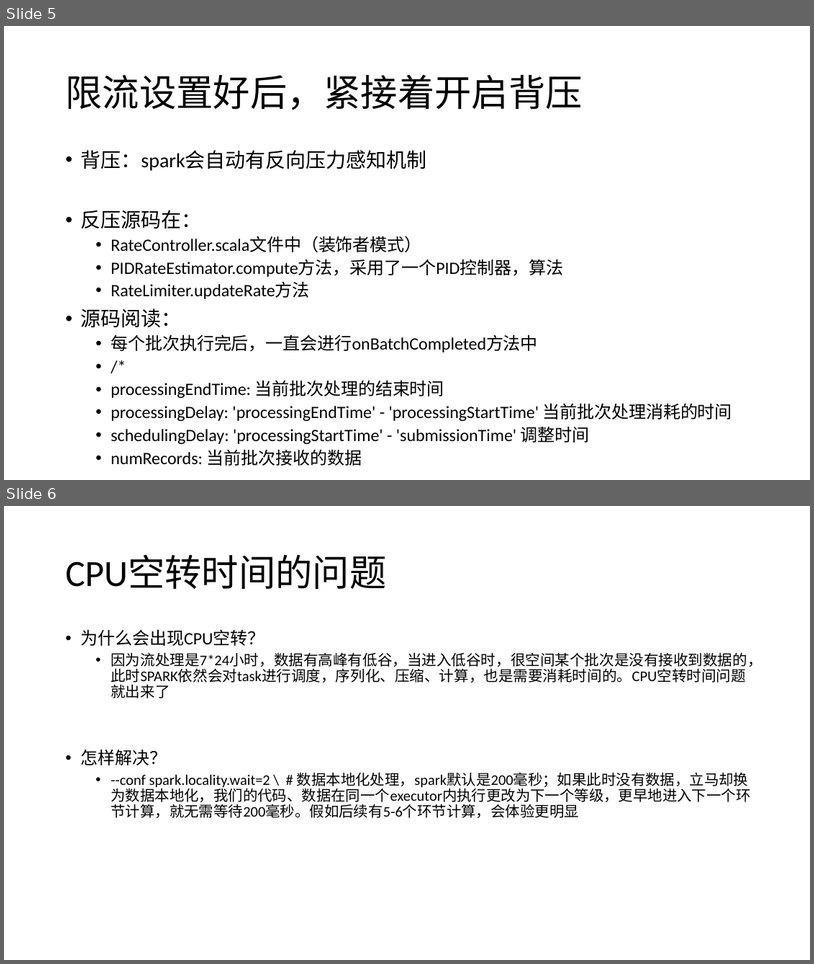
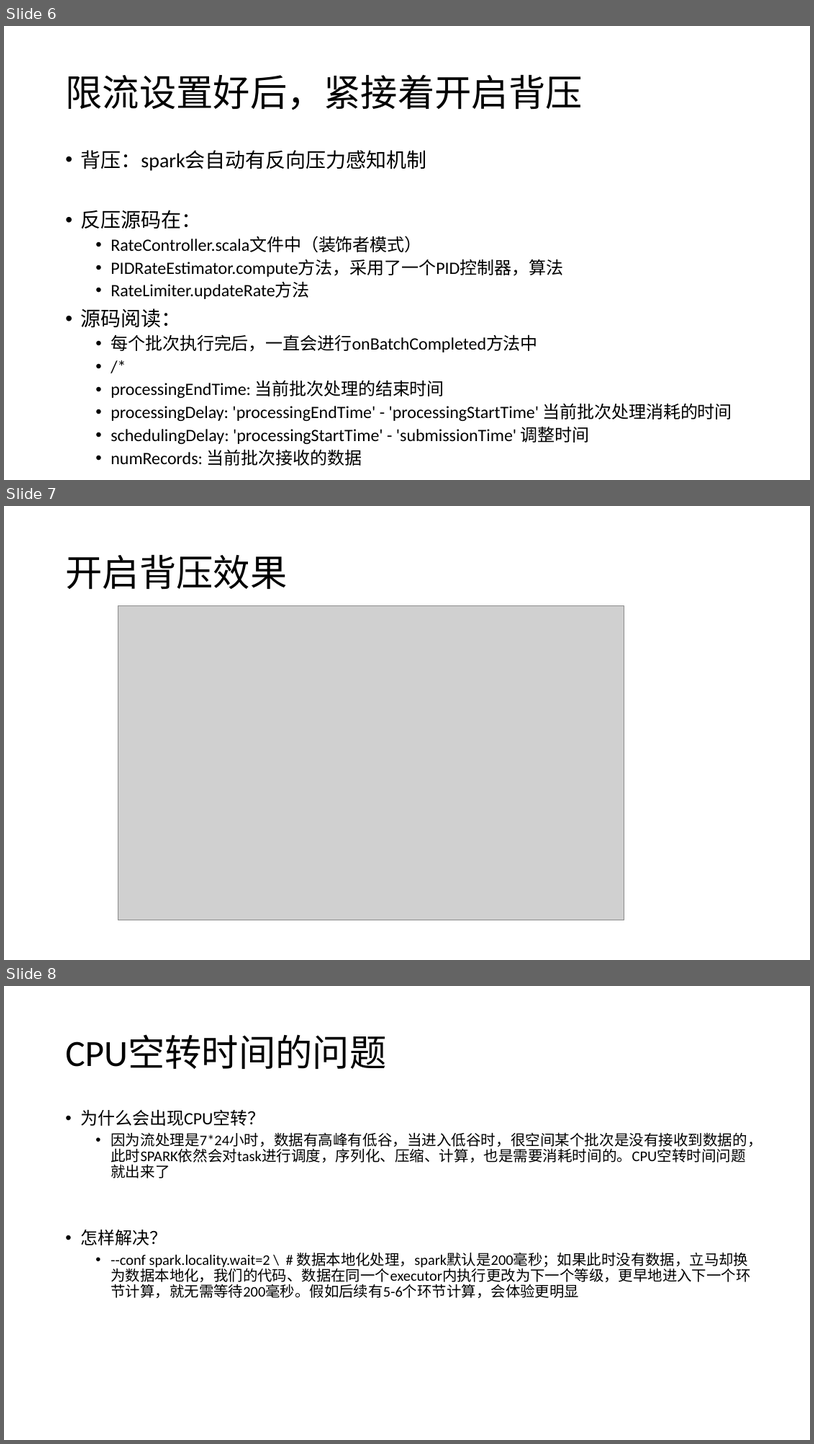
Before and after one commit to lei-zuquan/java_spark, a slide deck: src/main/scala/com/scala/ss_exactly_once/spark streamming exactly once.pptx. Shown one above the other, each under a label of ours: slides 5 and 6 before the commit, slides 6, 7 and 8 after it. The pictures are 814x964 and 814x1444 pixels, drawn with LibreOffice and Linux fonts; fonts in the diff are those of the drawing; grey boxes stand for pictures. Boxes give left, top, right and bottom in pixels: in the first picture for what was removed or moved away, otherwise in the second. Text is boxed around its words. In the diff, an @@ line names an element or a change of style, - is before the commit and + after.

Commit message:
# 新增限流与背压测试示例

```diff
--- a/src/main/scala/com/scala/ss_exactly_once/spark streamming exactly once.pptx
+++ b/src/main/scala/com/scala/ss_exactly_once/spark streamming exactly once.pptx
@@ slide 7 added at [4, 506, 810, 960], background #FFFFFF @@
@@ title added at [65, 554, 287, 589], 44 pt, text #000000 @@
+开启背压效果
@@ picture added at [118, 606, 624, 921] @@
@@ what was slide 5 is now slide 6 @@
@@ what was slide 6 is now slide 8 @@
```
Also in this commit, not shown: 1 other slide added, 5 other files.
